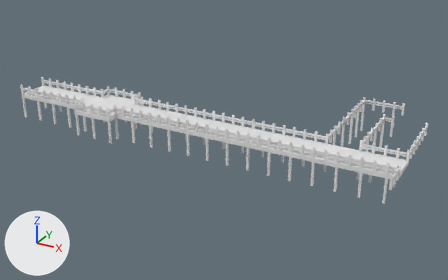
What one commit did to the OBJ model Assets/Resources/Model/Scene_bridge/guanqia_004_qiao_002/guanqia_004_qiao_002.obj.
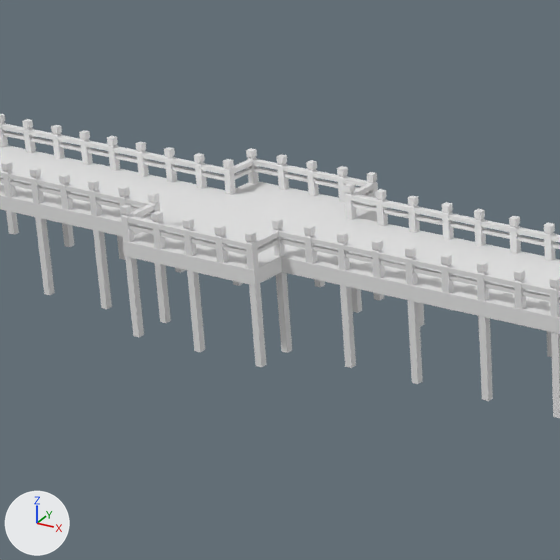
Each version appears first whole from a 50 mm lens placed at (41.8, -72.7, 33.0), pointed at (2.0, -0.4, -3.1), and next in a close-up on the part from 9% to 42% of the width and 17% to 69% of the height. The axes (+X, +Y, +Z) are drawn at lower left. The lights are the same throughout. Where no turn or scale is listed for an object, it has been applied to the vertices.

Objects in the first close-up: 'guanqia_004_qiao_002'.
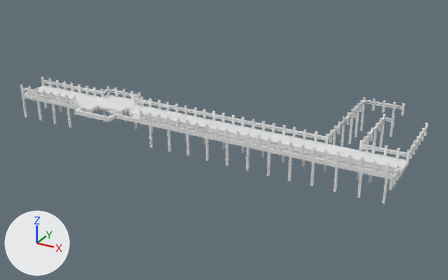
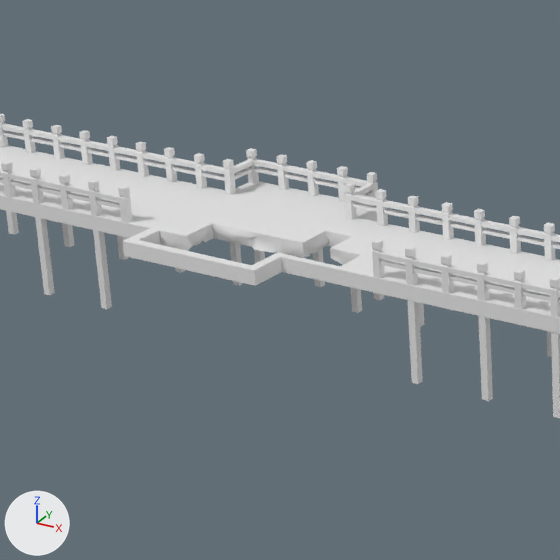
Patch to the scene script:
```diff
--- a/Assets/Resources/Model/Scene_bridge/guanqia_004_qiao_002/guanqia_004_qiao_002.obj.py
+++ b/Assets/Resources/Model/Scene_bridge/guanqia_004_qiao_002/guanqia_004_qiao_002.obj.py
@@ me_guanqia_004_qiao_002 @@
 # used by ob_guanqia_004_qiao_002; location = (0.0, 0.0, 0.0)
-me_guanqia_004_qiao_002.from_pydata(...)  # 4184 vertices, 2979 faces; spans x -28.9..28.9, y -11.6..11.6, z -2.6..2.6
+me_guanqia_004_qiao_002.from_pydata(...)  # 3959 vertices, 2875 faces; spans x -28.9..28.9, y -11.6..11.6, z -2.6..2.6
+# me_guanqia_004_qiao_002 part 1: 27 loose pieces with 332 vertices, spanning x -18.3..-6.6, y -10.1..-8.3, z -2.6..2.6, are deleted
+# me_guanqia_004_qiao_002 part 2: 5 vertices moved within x -18.4..-11.2, y -8.3..-3.9, z 0.9..2.2; 31 vertices removed from x -11.2..-6.7, y -8.5..-8.3, z -2.6..2.6; 138 vertices added at x -17.0..-8.4, y -10.1..-2.4, z 0.6..1.2
```

Where the change shows, as pixel boxes [x1, y1, x2, y2] in the close-ups (560 x 560 px):
part 1 of me_guanqia_004_qiao_002, deleted: before [120, 192, 373, 368]
part 2 of me_guanqia_004_qiao_002, built on: before [171, 158, 380, 353]; after [123, 158, 560, 318]
